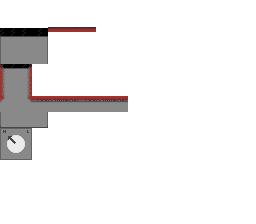
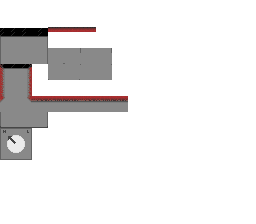
The second 256×224 image is a revision of the first. Changes to its layers:
added layer "Layer 25" above "Layer 24" over [96,48,112,64]
added layer "Layer 24" above "Layer 27" over [80,48,96,64]
added layer "Layer 27" above "Layer 26" over [96,64,112,80]
added layer "Layer 26" above "Layer 23" over [80,64,96,80]
added layer "Layer 23" above "Layer 22" over [64,64,80,80]
added layer "Layer 22" above "Layer 17" over [48,64,64,80]
added layer "Layer 21" above "Layer 20" over [64,48,80,64]
added layer "Layer 20" above "Layer 8" over [48,48,64,64]
